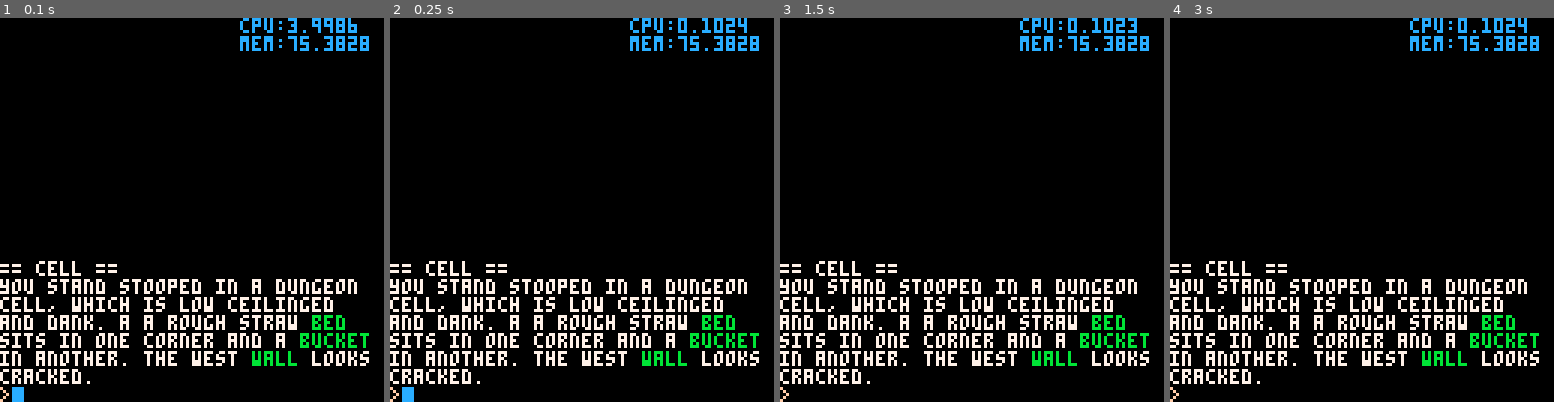
Above: before the commit, frames 1-4 (left to right).
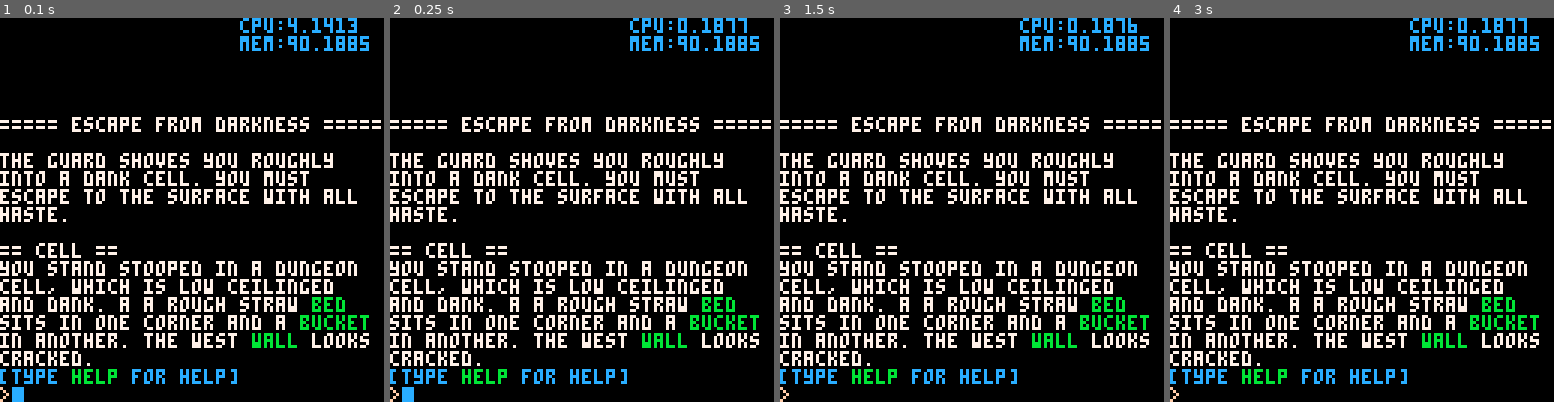
Above: after the commit, the same moments.

Repository: m-r-hunt/Pico-8-Carts
Game: PICO-8 cartridge textadventure.p8
The game is run twice, just before and just after one commit, with the same random seed, the same clock (stepped at 60 frames per second) and the same inputs.
Inputs:
- Up to frame 1 (0.1 s): no input
- Up to frame 2 (0.25 s): no input
- Up to frame 3 (1.5 s): no input
- Up to frame 4 (3 s): hold Right 1.6-2.1 s; hold Up 2.15-2.42 s; hold Right from 2.47 s (still down)

The runs differ from the first frame. In frame 1, 16% of the frame differs, in the area x 0-100%, y 0-96%; in frame 2, 16%; in frame 3, 16%; in frame 4, 16%.

Commit message:
Add help and scrolling.

Diff:
--- a/textadventure.p8
+++ b/textadventure.p8
@@ -27,6 +27,14 @@
 history={}
 command_history={""}
 command_history_cursor=1
+
+scroll_pos=0
+scroll_mode=false
+
+function scroll()
+ scroll_mode=true
+ scroll_pos=0
+end
 
 function add_to_history(s)
  local colour_chars={}
@@ -105,6 +113,21 @@
  --specific engine will need to expose
  --some way of pausing via extcmd("pause")
  poke(pause_disable_addr,1)
+
+ if scroll_mode then
+  if (btn(2)) scroll_pos+=1
+  if (btn(3)) scroll_pos-=1
+  scroll_pos=mid(0,scroll_pos,#history)
+
+  while stat(30) do
+   c=stat(31)
+   if c==" " or c=="\r" or c=="\n" then
+    scroll_mode=false
+    scroll_pos=0
+   end
+  end
+  return
+ end
 
  if btnp(2) then
   command_history_cursor=(command_history_cursor-1)
@@ -132,7 +155,7 @@
   input_cursor=mid(0,input_cursor,#input)
    if (input_cursor<0) input_cursor=0
   elseif c=="\r" or c=="\n" then
-   add_to_history("$"..input_text_colour_ctrl.."> "..input)
+   add_to_history("$"..input_text_colour_ctrl..">"..input)
    command_history[#command_history]=input
    add(command_history,"")
    while #command_history>max_command_history do
@@ -158,13 +181,17 @@
 
 function _draw()
  cls()
- for i=0,#history-1 do
-  for j=1,#history[#history-i] do
-   print(history[#history-i][j][1],(j-1)*4,117-6*i,history[#history-i][j][2])
+ for i=0,#history-1-scroll_pos do
+  for j=1,#history[#history-i-scroll_pos] do
+   print(history[#history-i-scroll_pos][j][1],(j-1)*4,117-6*i,history[#history-i-scroll_pos][j][2])
   end
  end
  print(">"..input,0,123,input_text_colour)
  if (timer%16<8) rectfill(input_cursor*4+4,123,input_cursor*4+7,128,12)
+ if scroll_mode then
+  rectfill(0,123,128,128,12)
+  print("scroll",0,123,7)
+ end
 
  rectfill(80,0,128,6*#debugs,0)
  for i=1,#debugs do
@@ -179,8 +206,10 @@
 current_room=""
 
 function initialise_ta_engine()
+ startup()
  current_room=start_room
  show_room_description()
+ add_to_history("$c[type $bhelp$c for help]")
 
  --hard code menu command/alias
  aliases.m={"menu"}
@@ -188,11 +217,22 @@
 
  aliases.q={"quit"}
  commands.quit={quit}
+
+ aliases.s={"scroll"}
+ commands.scroll={scroll}
+end
+
+function show_room_title()
+
 end
 
 function show_room_description()
  add_to_history("== "..current_room.." ==")
- add_to_history(descriptions[current_room])
+ local s=descriptions[current_room]
+ for _,d in pairs(hidden_descriptions[current_room]) do
+  s=s.." "..d
+ end
+ add_to_history(s)
  for i in all(items_at_locations[current_room]) do
   add_to_history("there is a "..i.." here.")
  end
@@ -298,6 +338,13 @@
 
 start_room="cell"
 
+function startup()
+ add_to_history("===== escape from darkness =====")
+ add_to_history("")
+ add_to_history("the guard shoves you roughly into a dank cell. you must escape to the surface with all haste.")
+ add_to_history("")
+end
+
 --token matching functions
 function direction(t)
  return exits[current_room][t]~=nil
@@ -341,6 +388,7 @@
  if static_items[tokens[2]] then
   add_to_history("you can't pick that up.")
  else
+  hidden_descriptions[current_room][tokens[2]]=nil
   move_item(tokens[2],"inventory")
   add_to_history("you get the "..tokens[2])
  end
@@ -364,6 +412,19 @@
 
 function use(tokens)
  add_to_history("nothing happens.")
+end
+
+function ta_help(tokens)
+ add_to_history("this is a classic text adventure. your object is to escape the underground and return to the surface.")
+ add_to_history("type in commands to interact with the world. all commands are english sentences that start with a verb.")
+ add_to_history("examples: \"use sword on troll\" \"examine book\" etc")
+ add_to_history("important commands:")
+ add_to_history("- look")
+ add_to_history("- examine <thing>")
+ add_to_history("- go <direction>")
+ add_to_history("- use <item> on <thing>")
+ add_to_history("- scroll")
+ add_to_history("shorthands exist: n=go north, x=examine, etc")
 end
 
 commands={
@@ -374,6 +435,7 @@
 	drop={"$inventory_item",drop},
 	use={"$inventory_item","on","$local_item",use},
 	inventory={inventory},
+	help={ta_help}
 }
 
 aliases={
@@ -386,6 +448,7 @@
 	l={"look"},
 	x={"examine"},
 	i={"inventory"},
+	h={"help"},
 
 	n={"go","north"},
 	s={"go","south"},
@@ -407,6 +470,9 @@
  inventory={}
 }
 
+hidden_descriptions={
+}
+
 static_items={
 }
 
@@ -419,6 +485,7 @@
  descriptions[t.name]=t.description
  exits[t.name]=t.exits
  items_at_locations[t.name]={}
+ hidden_descriptions[t.name]={}
 end
 
 function item(t)
@@ -428,10 +495,11 @@
  end
  item_locations[t.name]=t.start_location
  static_items[t.name]=t.static
+ hidden_descriptions[t.start_location][t.name]=t.hidden_description
 end
 
 function script(t)
- s=scripts
+ local s=scripts
  for i=1,#t-2 do
   print(i)
   print(t[i])
@@ -445,10 +513,9 @@
 
 --room data
 
-basic_cell_desc="you stand stooped in a dungeon cell, which is low ceilinged and dank. a a rough straw $bbed$7 sits in one corner and a $bbucket$7 in another."
 room{
  name="cell",
- description=basic_cell_desc.." the west $bwall$7 looks cracked.",
+ description="you stand stooped in a dungeon cell, which is low ceilinged and dank. a a rough straw $bbed$7 sits in one corner and a $bbucket$7 in another.",
  exits={},
 }
 
@@ -487,6 +554,7 @@
  start_location="cell",
  hidden=true,
  static=true,
+ hidden_description="the west $bwall$7 looks cracked.",
  description="the stone wall is cracked and crumbling. the mortar around one section looks loose."
 }
 
@@ -515,7 +583,7 @@
  exits.cell.west="tunnel"
  item_locations.needle=nil
  del(items_at_locations.inventory,"needle")
- descriptions["cell"]=basic_cell_desc
+ hidden_descriptions.cell.wall=nil
 end
 script{"cell","use","needle","on","wall",use_needle_on_wall}
 __gfx__
